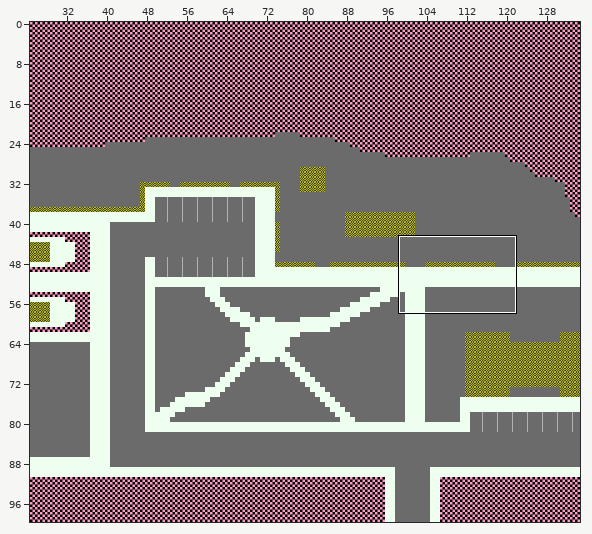
Tiled map, stored at Assets/Graphics/Maps/Park/Park.tmx. The picture above shows the old version from afar; the outline marks the close-up.
Close-up. Before:
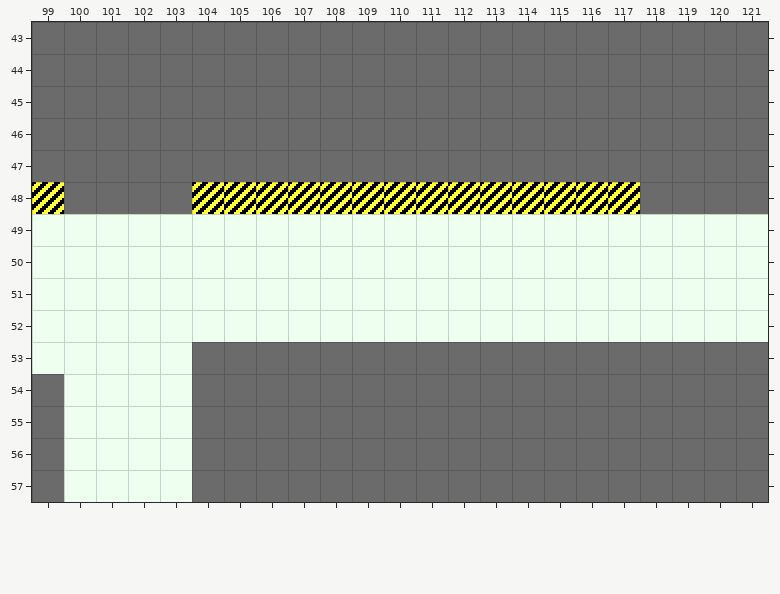
Cells are 16x16 px. Shown: x 99..121, y 43..57. The commit also changed other parts of the map, which this record leaves out.
Once edited:
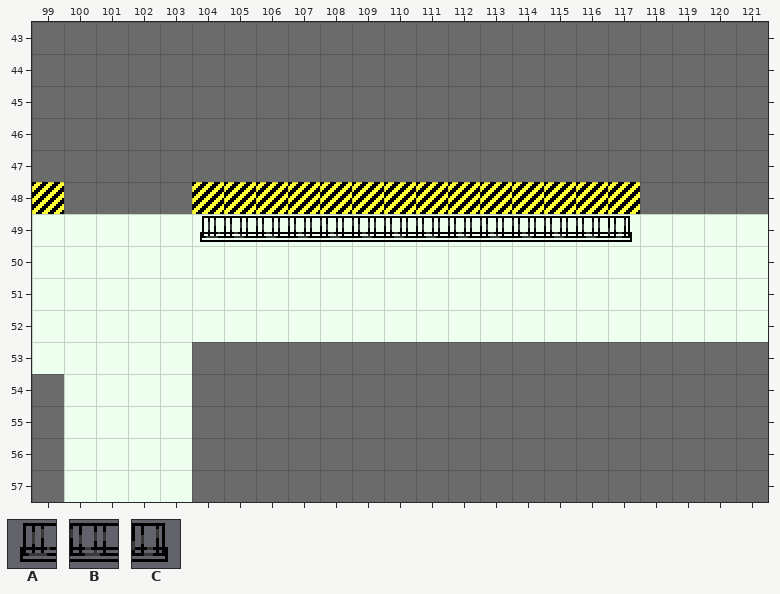
Key: from "BikeRack": A 0, B 1, C 2.
_ is an empty cell.
Tiles of an added or newly shown layer are drawn over the layers below it.
Commit: Added Bike Rack Graphics to Overworld
Diff:
Layer "Graphics/Bike Racks" (added):
The author put tile A in row 49 at x 104.
The author put tile B in row 49 at x 105 to 116.
The author put tile C in row 49 at x 117.
Changed places in both close-ups, as pixel boxes (x1, y1, x2, y2):
added: (200, 216, 632, 242)
